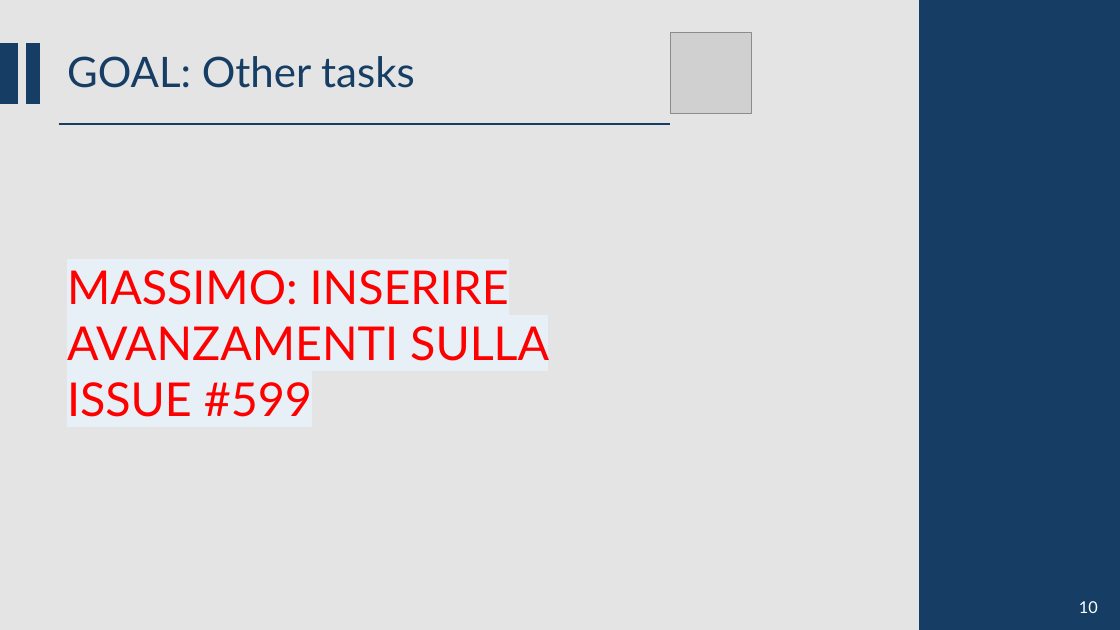
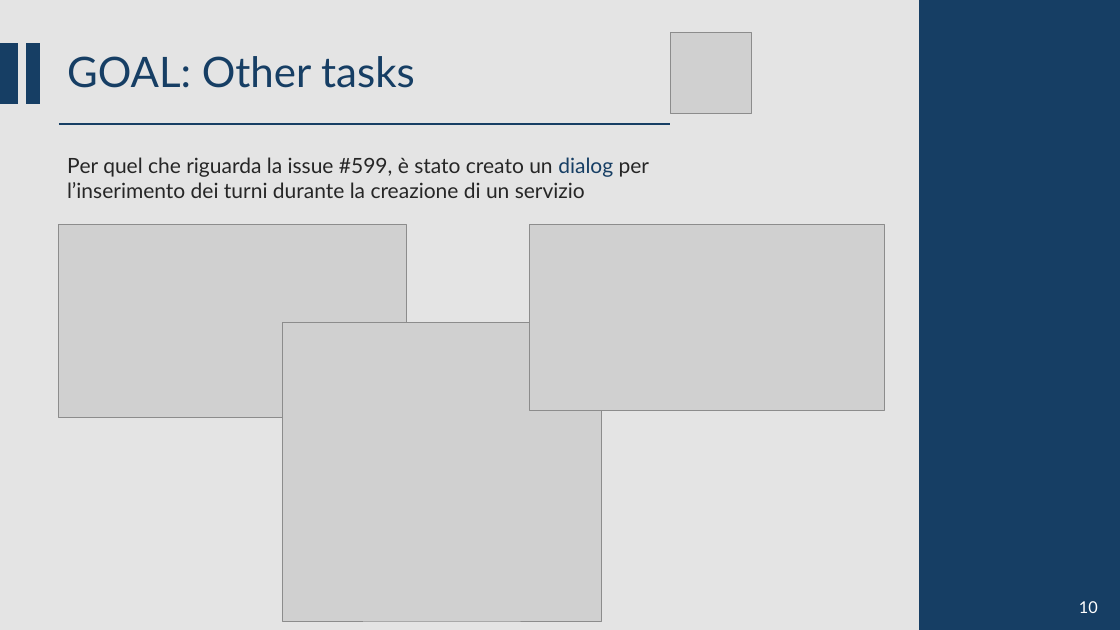
Before and after one commit to CSW-Teams/MS3-docs, a slide deck: slide 9 of ShiftsHappen/Sprint 2/CSW Sprint 2.pptm. Drawn at 1120x630 pixels with LibreOffice and Linux fonts; fonts in the diff are those of the drawing; grey boxes stand for pictures. Boxes give left, top, right and bottom in pixels: in the first picture for what was removed or moved away, otherwise in the second. Text is boxed around its words. In the diff, an @@ line names an element or a change of style, - is before the commit and + after.

```diff
--- a/ShiftsHappen/Sprint 2/CSW Sprint 2.pptm
+++ b/ShiftsHappen/Sprint 2/CSW Sprint 2.pptm
@@ text added at (67, 157, 649, 198), 18 pt, text #262626 @@
+Per quel che riguarda la issue #599, è stato creato un dialog per l’inserimento dei turni durante la creazione di un servizio
@@ picture added at (59, 225, 407, 418) @@
@@ picture added at (529, 225, 884, 411) @@
@@ text removed at (67, 270, 549, 417) @@
-MASSIMO: INSERIRE AVANZAMENTI SULLA ISSUE #599
@@ picture added at (282, 323, 602, 622) @@
```
Also in this commit, not shown: 3 other slides changed.
